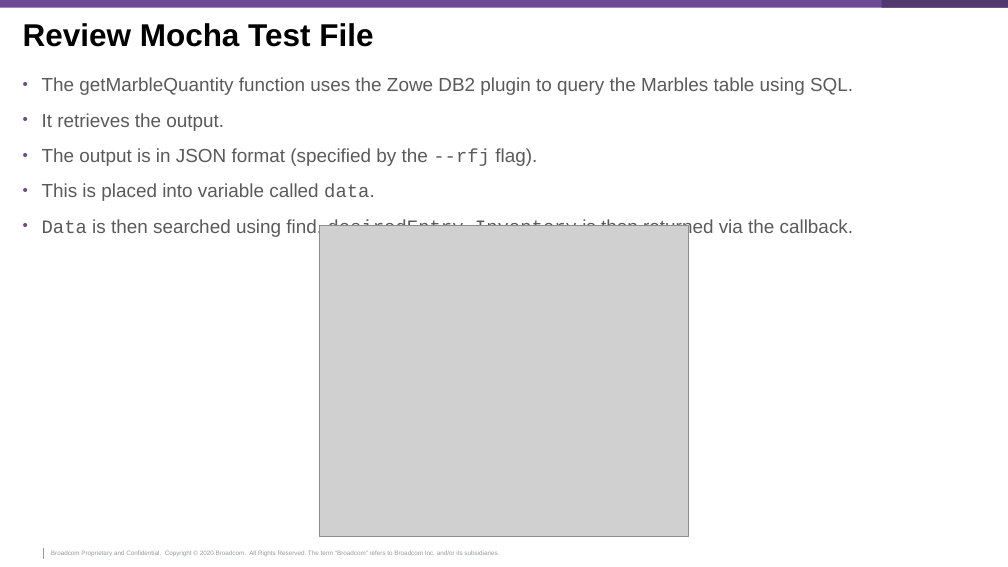
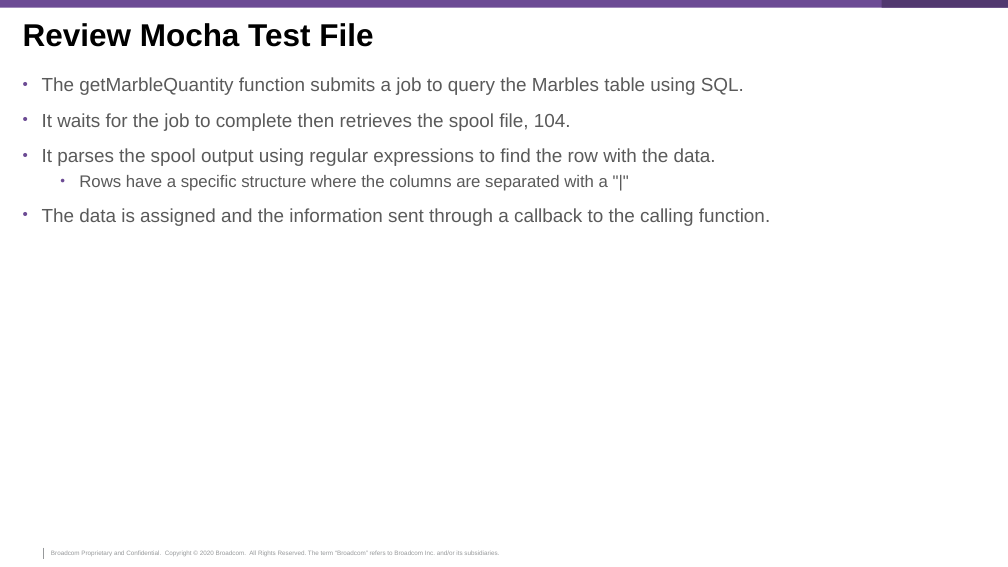
Before and after one commit to McQuitty-Broadcom/Zowe-DevOps-Example, a slide deck: slide 64 of .workshop/DevOps-Workshop.pptx. Drawn at 1008x567 pixels with LibreOffice and Linux fonts; fonts in the diff are those of the drawing; grey boxes stand for pictures; background and template pictures are left out. Boxes give left, top, right and bottom in pixels: in the first picture for what was removed or moved away, otherwise in the second. Text is boxed around its words. In the diff, an @@ line names an element or a change of style, - is before the commit and + after.

Commit message:
Updating PPT

```diff
--- a/.workshop/DevOps-Workshop.pptx
+++ b/.workshop/DevOps-Workshop.pptx
@@ text at <box>42,77,770,226</box>: text changed @@
-• The getMarbleQuantity function uses the Zowe DB2 plugin to query the Marbles table using SQL.
-• It retrieves the output.
-• The output is in JSON format (specified by the --rfj flag).
-• This is placed into variable called data.
-• Data is then searched using find. desiredEntry.Inventory is then returned via the callback.
+• The getMarbleQuantity function submits a job to query the Marbles table using SQL.
+• It waits for the job to complete then retrieves the spool file, 104.
+• It parses the spool output using regular expressions to find the row with the data.
+  • Rows have a specific structure where the columns are separated with a "|"
+• The data is assigned and the information sent through a callback to the calling function.
@@ picture removed at <box>320,225,689,537</box> @@
```
Also in this commit, not shown: 3 other slides changed.
